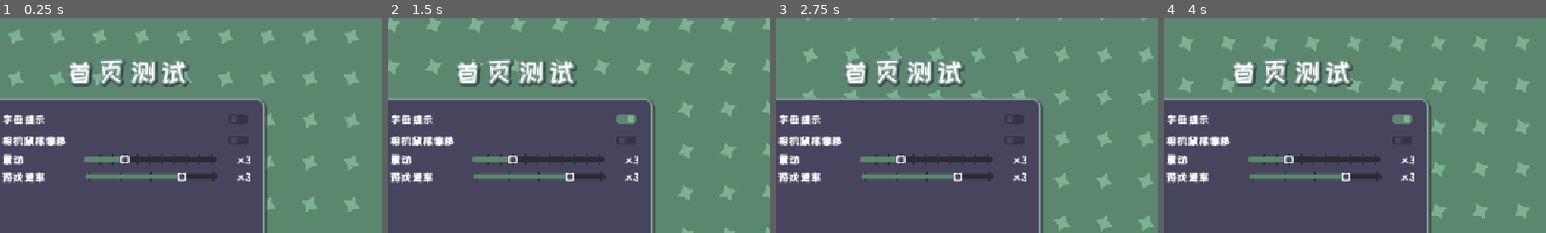
Above: before the commit, frames 1-4 (left to right).
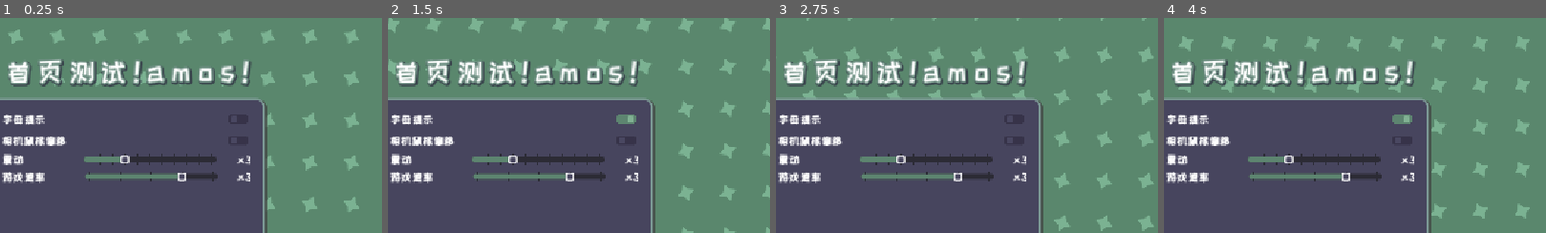
Above: after the commit, the same moments.

Repository: handangs/GodotGameUI
Game: Godot game, scene res://scenes/main_scene.tscn
The game is run twice, just before and just after one commit, with the same random seed, the same clock (stepped at 60 frames per second) and the same inputs.
Inputs (mouse positions are % of the whole screen's width and height, from its top left):
- Up to frame 1 (0.25 s): no input
- Up to frame 2 (1.5 s): click (65, 23) at 0.52 s; click (46, 93) at 1.25 s
- Up to frame 3 (2.75 s): click (65, 23) at 2.02 s
- Up to frame 4 (4 s): click (46, 93) at 2.75 s; click (65, 23) at 3.52 s
The pictures show only the part of the screen within x 33-83%, y 0-50%; the shares and areas given below are measured in that part.

The runs differ from the first frame. In frame 1, 4.4% of the frame differs, in the area x 2-66%, y 19-32%; in frame 2, 4.5%; in frame 3, 4.5%; in frame 4, 4.5%, in the area x 2-66%, y 19-33%.

Commit message:
chore(config): 更新项目配置和测试文本
- 修改首页测试标签文本内容
- 更新电影文件输出路径配置

Diff:
--- a/project.godot
+++ b/project.godot
@@ -24,7 +24,7 @@
 
 [editor]
 
-movie_writer/movie_file="D:/Workspace/Godot/游戏ui界面-(1.0)/movies/video.avi"
+movie_writer/movie_file="C:/E/godot_project/demo/GodotGameUI/movies/video.avi"
 
 [file_customization]
 
--- a/scenes/main_scene.tscn
+++ b/scenes/main_scene.tscn
@@ -204,7 +204,7 @@
 layout_mode = 2
 size_flags_horizontal = 4
 offset_transform_enabled = true
-text = "首页测试"
+text = "首页测试!amos!"
 label_settings = SubResource("LabelSettings_pyg4m")
 
 [node name="PanelContainer" type="PanelContainer" parent="TabContainer/PanelContainerHome/VBoxContainer" unique_id=733562331]
